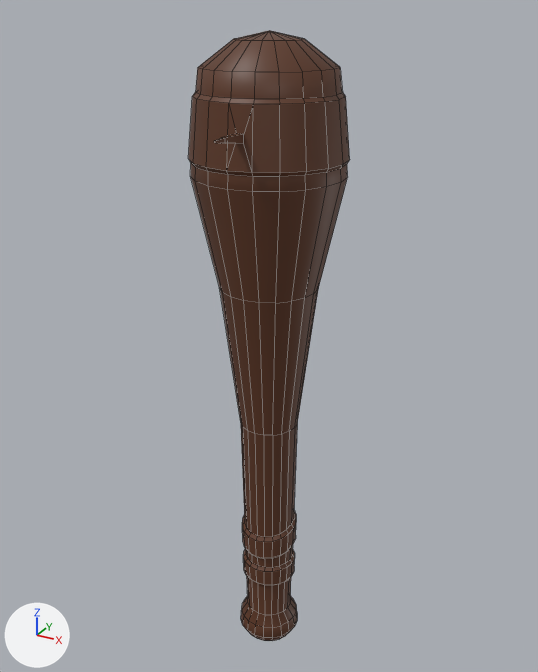
The FBX model Mork/Assets/Models/Club.fbx, before and after one commit.
One viewpoint serves both versions: a 50 mm lens placed at (0.108, -0.196, 0.215), pointed at (0.0, 0.001, 0.116). The axes (+X, +Y, +Z) are drawn at lower left. The lights are the same throughout. Mesh edges are drawn as thin lines. Where no turn or scale is listed for an object, it has been applied to the vertices.
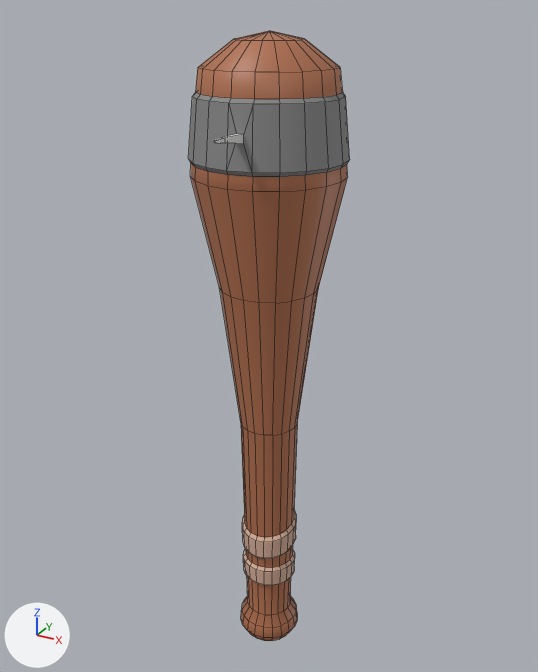
Changed parts and their boxes (x1, y1, x2, y2) in the pictures (538 x 672 px):
```json
{"part": 1, "of": "me_mesh", "change": "recoloured", "before": [241, 547, 297, 641], "after": [241, 547, 297, 641]}
{"part": 2, "of": "me_mesh", "change": "recoloured", "before": [196, 30, 343, 99], "after": [196, 30, 343, 99]}
{"part": 3, "of": "me_mesh", "change": "recoloured", "before": [190, 163, 347, 303], "after": [190, 163, 347, 303]}
{"part": 4, "of": "me_mesh", "change": "recoloured", "before": [241, 424, 297, 538], "after": [241, 424, 297, 538]}
{"part": 5, "of": "me_mesh", "change": "recoloured", "before": [219, 287, 318, 435], "after": [219, 287, 318, 435]}
{"part": 6, "of": "me_mesh", "change": "recoloured", "before": [242, 511, 296, 586], "after": [242, 511, 296, 586], "on screen": "brown to beige"}
{"part": 7, "of": "me_mesh", "change": "recoloured", "before": [188, 92, 350, 177], "after": [188, 92, 350, 177], "on screen": "brown to grey"}
{"part": 8, "of": "me_mesh", "change": "recoloured", "before": [214, 134, 244, 144], "after": [214, 134, 244, 144], "on screen": "brown to grey"}
```

Edits to the scene script, one JSON object a line:
```json
{"op": "add", "block": "mat_blinn2", "code": ["mat_blinn2 = principled_material('blinn2')", "mat_blinn2.base_color = (0.734, 0.734, 0.734)  # light grey #dedede", "mat_blinn2.roughness = 0.749"]}
{"op": "add", "block": "mat_lambert5", "code": ["mat_lambert5 = principled_material('lambert5')", "mat_lambert5.base_color = (0.657, 0.418, 0.311)  # beige #d4ad97"]}
{"op": "add", "block": "mat_blinn1", "code": ["mat_blinn1 = principled_material('blinn1')", "mat_blinn1.base_color = (0.247, 0.247, 0.247)  # grey #888888", "mat_blinn1.roughness = 0.749"]}
{"op": "add", "block": "mat_lambert2", "code": ["mat_lambert2 = principled_material('lambert2')", "mat_lambert2.base_color = (0.442, 0.161, 0.0765)  # brown #b1704e"]}
{"block": "me_mesh", "where": "me_mesh.from_pydata(...)  # 454 vertices, 472 faces; spans x -0.024..0.024, y -0.039..0.024, z -0.01..0.209"}
{"block": "me_mesh", "where": "# used by ob_pcylinder1; location = (0.0, 0.0, 0.0)"}
{"block": "me_mesh", "change": "me_mesh part 1: 140 of the faces centred in x -0.011..0.011, y -0.011..0.011, z -0.01..0.032 switch from mat_lambert1 (brown #5e3621) to mat_lambert2 (brown #b1704e)"}
{"block": "me_mesh", "change": "me_mesh part 2: 60 of the faces centred in x -0.02..0.02, y -0.02..0.02, z 0.196..0.208 switch from mat_lambert1 (brown #5e3621) to mat_lambert2 (brown #b1704e)"}
{"block": "me_mesh", "change": "me_mesh part 3: 40 of the faces centred in x -0.023..0.023, y -0.023..0.023, z 0.152..0.171 switch from mat_lambert1 (brown #5e3621) to mat_lambert2 (brown #b1704e)"}
{"block": "me_mesh", "change": "me_mesh part 4: 20 of the faces centred in x -0.009..0.009, y -0.009..0.009, z 0.063..0.066 switch from mat_lambert1 (brown #5e3621) to mat_lambert2 (brown #b1704e)"}
{"block": "me_mesh", "change": "me_mesh part 5: 20 of the faces centred in x -0.012..0.012, y -0.012..0.012, z 0.11 switch from mat_lambert1 (brown #5e3621) to mat_lambert2 (brown #b1704e)"}
{"block": "me_mesh", "change": "me_mesh part 6: 120 of the faces centred in x -0.01..0.01, y -0.01..0.01, z 0.02..0.046 switch from mat_lambert1 (brown #5e3621) to mat_lambert5 (beige #d4ad97)"}
{"block": "me_mesh", "change": "me_mesh part 7: all 63 faces centred in x -0.023..0.023, y -0.023..0.023, z 0.174..0.193 switch from mat_lambert1 (brown #5e3621) to mat_blinn1 (grey #888888)"}
{"block": "me_mesh", "change": "me_mesh part 8: all 9 faces centred in x 0.004..0.006, y -0.039..-0.028, z 0.183..0.185 switch from mat_lambert1 (brown #5e3621) to mat_blinn2 (light grey #dedede)"}
```
